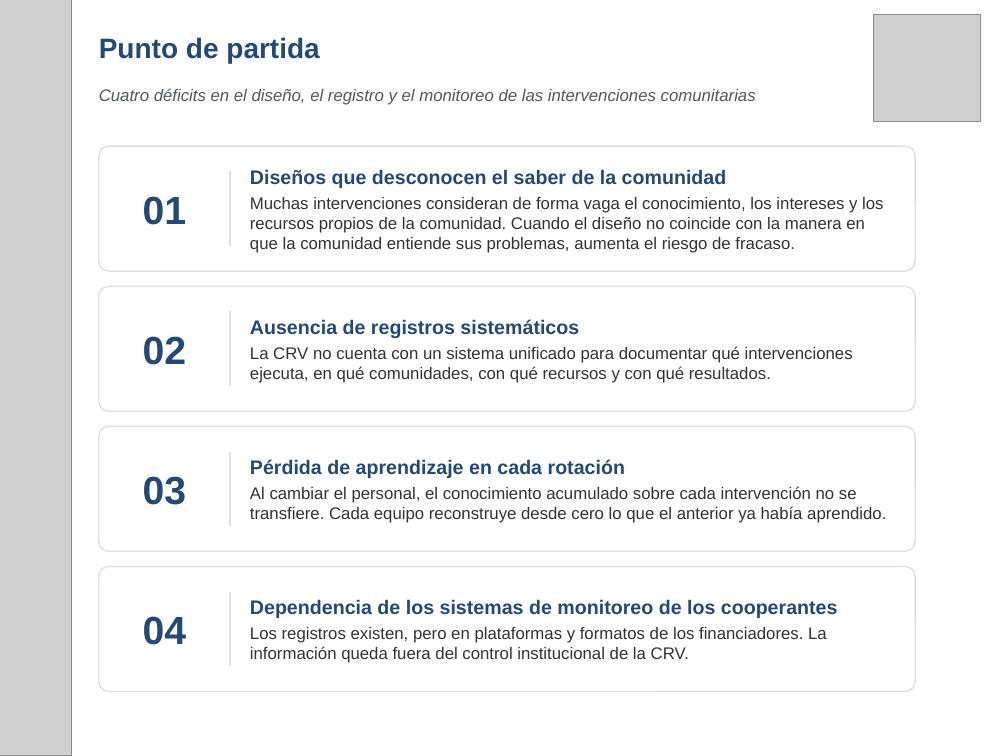
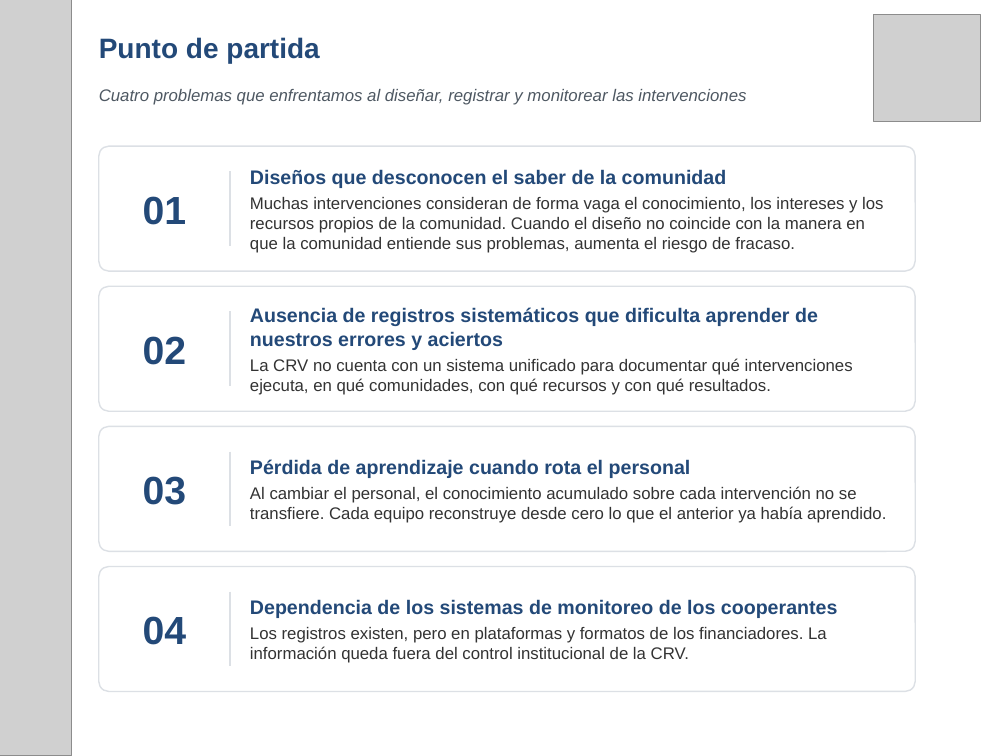
Before and after one commit to fmblancop/Hoja-de-Ruta-CRV, a slide deck: slide 7 of Hoja_de_Ruta_CRV_presentacion.pptx. Drawn at 1008x756 pixels with LibreOffice and Linux fonts; fonts in the diff are those of the drawing; grey boxes stand for pictures. Boxes give left, top, right and bottom in pixels: in the first picture for what was removed or moved away, otherwise in the second. Text is boxed around its words. In the diff, an @@ line names an element or a change of style, - is before the commit and + after.

```diff
--- a/Hoja_de_Ruta_CRV_presentacion.pptx
+++ b/Hoja_de_Ruta_CRV_presentacion.pptx
@@ text at <box>99,89,746,105</box>: text changed @@
-Cuatro déficits en el diseño, el registro y el monitoreo de las intervenciones comunitarias
+Cuatro problemas que enfrentamos al diseñar, registrar y monitorear las intervenciones
@@ text at <box>250,307,818,350</box>: text changed @@
-Ausencia de registros sistemáticos
+Ausencia de registros sistemáticos que dificulta aprender de nuestros errores y aciertos
@@ text at <box>250,459,691,478</box>: text changed @@
-Pérdida de aprendizaje en cada rotación
+Pérdida de aprendizaje cuando rota el personal
```
Also in this commit, not shown: 9 other slides changed.
